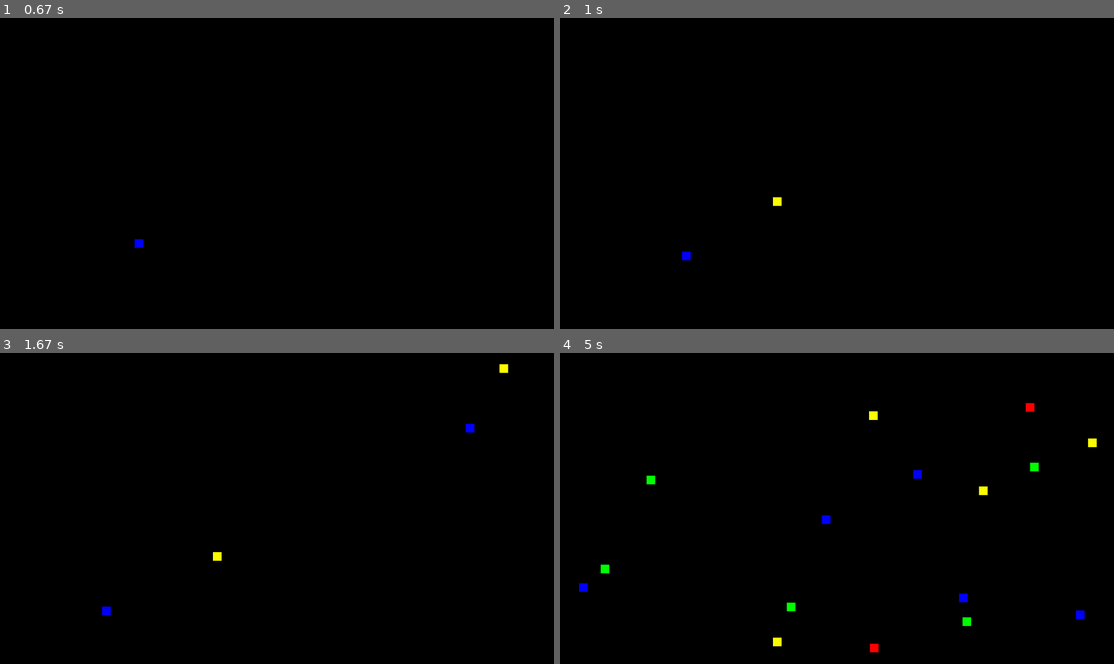
Above: before the commit, frames 1-4 (two rows, left to right).
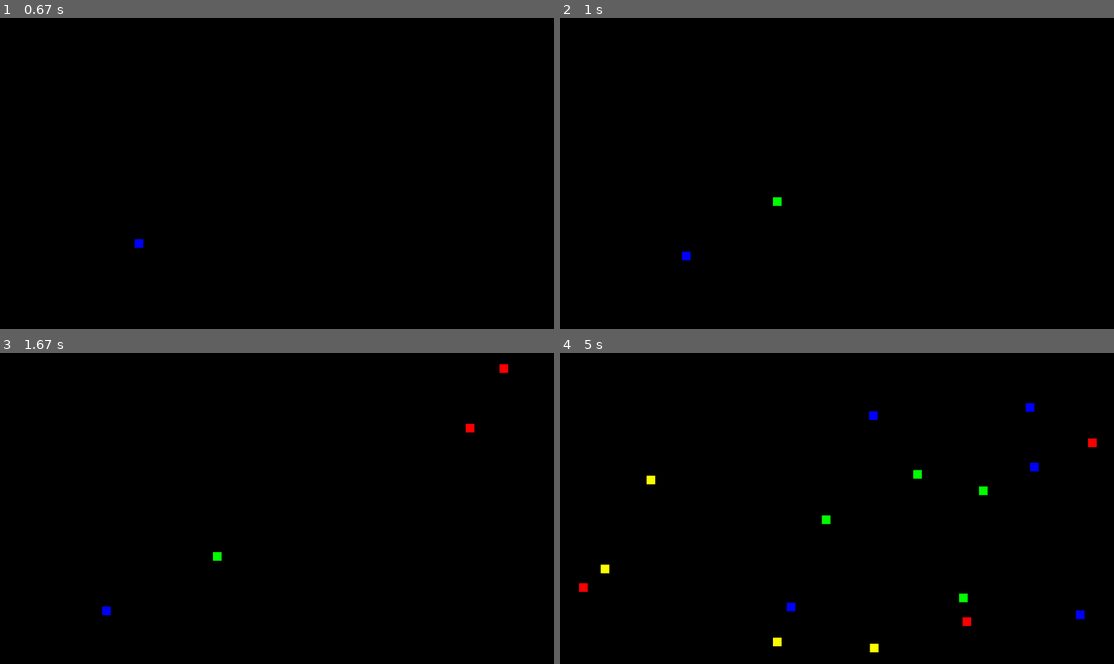
Above: after the commit, the same moments.

Repository: Domroon/pygame-experiments
Game: pygame game, started from myExperiments/experiments.py
The game is run twice, just before and just after one commit, with the same random seed, the same clock (stepped at 60 frames per second) and the same inputs.
Inputs:
- Up to frame 1 (0.67 s): tap Space at 0.33 s
- Up to frame 2 (1 s): tap Space at 0.73 s
- Up to frame 3 (1.67 s): tap Space at 1.03, 1.23, 1.57 s
- Up to frame 4 (5 s): tap Space at 1.87, 2.07, 2.37, 2.63, 2.97, 3.27, 3.4, 3.8, 4.1, 4.47, 4.87 s

Frame 1 is identical in both runs. In frame 2, less than 0.1% of the frame differs, in the area x 38-40%, y 57-61%; in frame 3, 0.1%; in frame 4, 0.7%, in the area x 3-97%, y 16-97%.

Commit message:
add change_color method

Diff:
--- a/myExperiments/experiments.py
+++ b/myExperiments/experiments.py
@@ -13,7 +13,7 @@
 clock = pygame.time.Clock()
 
 
-class SnakeStartRect:
+class Rectangle:
     def __init__(self, x, y, width, height, color, x_velocity, y_velocity):
         self.x = x
         self.y = y
@@ -26,6 +26,20 @@
     def draw(self, window):
         pygame.draw.rect(window, self.color, (self.x, self.y, self.width, self.height))
 
+    def change_color(self, color_list):
+        current_color = self.color
+        random_number = random.randint(0, 3)
+        random_color = color_list[random_number]
+        if current_color == random_color:
+            if random_number == 3:
+                self.color = color_list[random_number - 1]
+            elif random_number == 0:
+                self.color = color_list[random_number + 1]
+            else:
+                self.color = color_list[random_number + 1]
+        else:
+            self.color = color_list[random_number]
+
 
 def redraw(rectangles):
     window.fill((0, 0, 0))
@@ -33,6 +47,7 @@
     for rectangle in rectangles:
         rectangle.draw(window)
     pygame.display.update()
+
 
 def main():
     rectangles = []
@@ -49,24 +64,14 @@
     blue = (0, 0, 255)
     yellow = (255, 255, 0)
     color_list = [red, green, blue, yellow]
-    random_color = color_list[random.randint(1, 3)]
     color_counter = 0
 
-    # initialize one Rectangle - Object
-    randomStartXvelocity = random.randint(-1, 1)
-    randomStartYvelocity = random.randint(-1, 1)
-    startRect = SnakeStartRect(middleXofRect+10, middleYofRect+70,
-                               rectWidth, rectHeight, random_color, randomStartXvelocity, randomStartYvelocity)
-
     # Screen Borders
-    rightScreenBorder = screenWidth - startRect.width
+    rightScreenBorder = screenWidth - rectWidth
     leftScreenBorder = 0
     topScreenBorder = 0
-    bottomScreenBorder = screenHeight - startRect.height
+    bottomScreenBorder = screenHeight - rectHeight
 
-    # Directions
-    x_directions = [-1, 0, 1]
-    y_directions = [-1, 0, 1]
 
     run = True
     while run:
@@ -80,23 +85,29 @@
         if keys[pygame.K_SPACE]:
             randomRectXvelocity = random.randint(-1, 1)
             randomRectYvelocity = random.randint(-1, 1)
-            random_color = color_list[random.randint(1, 3)]
+
+            # if the direction velocities would both 0, the rectangle would not movr
             if randomRectXvelocity == 0 and randomRectYvelocity == 0:
                 randomRectXvelocity += 1
                 randomRectYvelocity += 1
+
+            # put the rectangle on a random place on screen
             randomXcoord = random.randint(leftScreenBorder, rightScreenBorder)
             randomYcoord = random.randint(topScreenBorder, bottomScreenBorder)
-            rectangles.append(SnakeStartRect(randomXcoord, randomYcoord,
+
+            random_color = color_list[random.randint(0, 3)]
+
+            rectangles.append(Rectangle(randomXcoord, randomYcoord,
                                rectWidth, rectHeight, random_color, randomRectXvelocity, randomRectYvelocity))
             pygame.time.delay(100)
 
-        # startRect.x += startRect.x_velocity
-        # startRect.y += startRect.y_velocity
-
-        # calculations for other rectangles
+        # move the rectangles
         for rectangle in rectangles:
             rectangle.x += rectangle.x_velocity
             rectangle.y += rectangle.y_velocity
+
+        # check for border collision and change color and direction
+        for rectangle in rectangles:
             if rectangle.y == topScreenBorder:
                 rectangle.y_velocity *= -1
             if rectangle.x == rightScreenBorder:
@@ -107,10 +118,7 @@
                 rectangle.x_velocity *= -1
             if rectangle.y == topScreenBorder or rectangle.y == bottomScreenBorder or rectangle.x == rightScreenBorder\
                     or rectangle.x == leftScreenBorder:
-                rectangle.color = color_list[color_counter]
-                color_counter += 1
-                if color_counter == 4:
-                    color_counter = 0
+                rectangle.change_color(color_list)
 
         redraw(rectangles)
 
